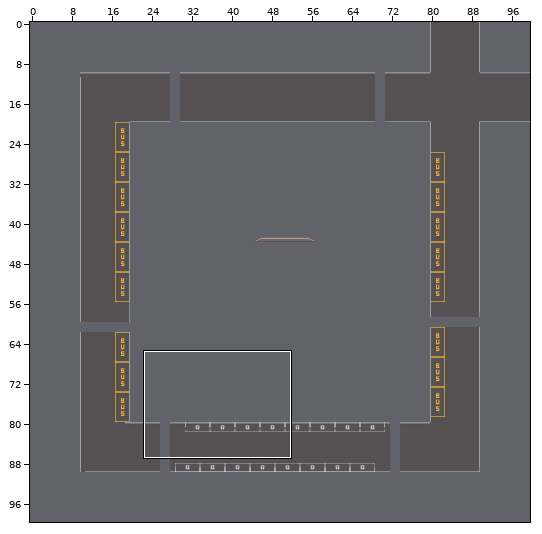
A Tiled map gets an edit: res/tiled/Overworld.tmx. Above, an overview of the earlier version with the close-up marked.
Close-up. Earlier state:
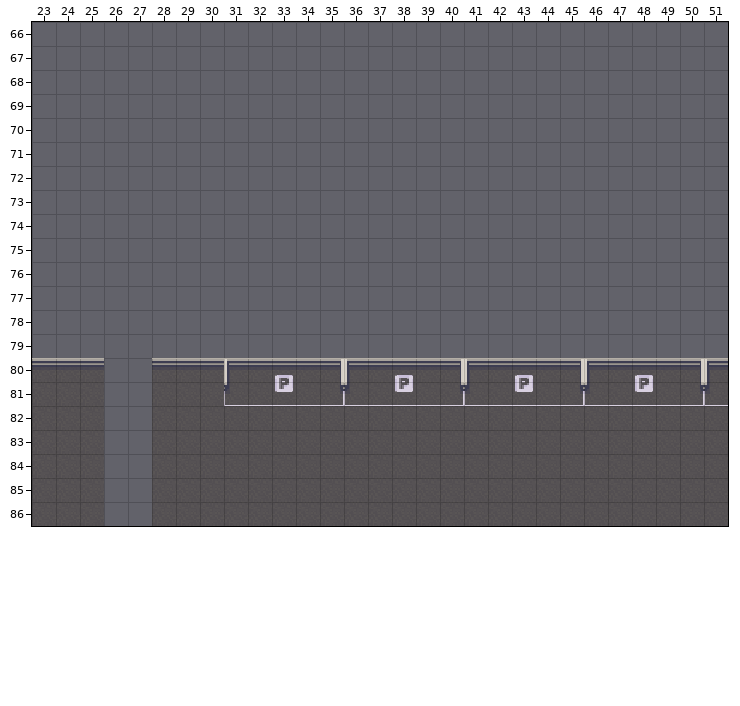
Cells are 16x16 px. Shown: x 23..51, y 66..86. The commit also changed other parts of the map, which this record leaves out.
After:
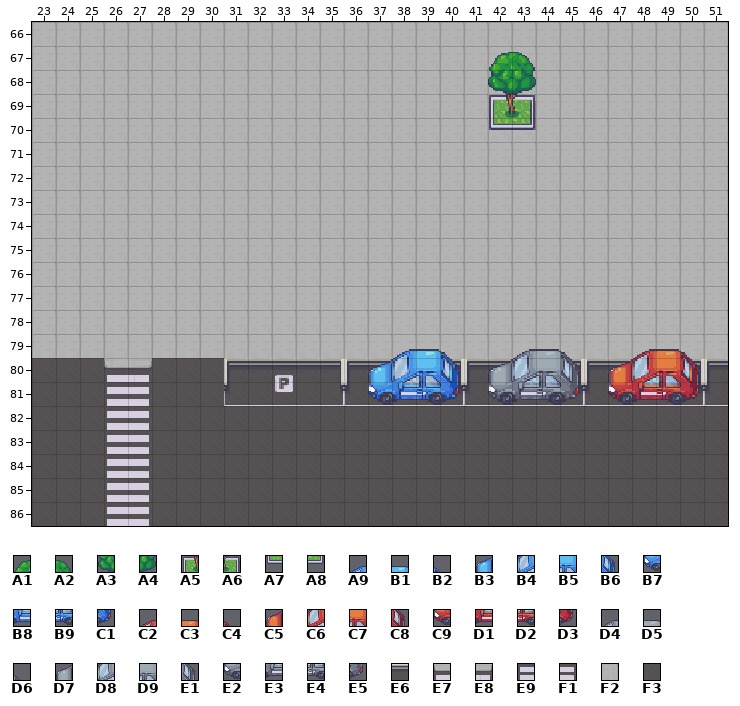
Key: from "Modern_Exteriors_Complete_Tile": A1 550, A2 551, A3 726, A4 727, A5 902, A6 903, A7 1078, A8 1079, A9 12855, B1 12856, B2 12857, B3 13030, B4 13031, B5 13032, B6 13033, B7 13206, B8 13207, B9 13208, C1 13209, C2 15671, C3 15672, C4 15673, C5 15846, C6 15847, C7 15848, C8 15849, C9 16022, D1 16023, D2 16024, D3 16025, D4 16375, D5 16376, D6 16377, D7 16550, D8 16551, D9 16552, E1 16553, E2 16726, E3 16727, E4 16728, E5 16729, E6 22367, E7 25700, E8 25701, E9 25876, F1 25877, F2 26759, F3 27470.
__ is an empty cell.
Tiles of an added or newly shown layer are drawn over the layers below it.
Changes in this commit:
Layer "Floor" (now shown):
y 66..79: x 23..51 __ __ __ __ __ __ __ __ __ __ __ __ __ __ __ __ __ __ __ __ __ __ __ __ __ __ __ __ __ -> F2 F2 F2 F2 F2 F2 F2 F2 F2 F2 F2 F2 F2 F2 F2 F2 F2 F2 F2 F2 F2 F2 F2 F2 F2 F2 F2 F2 F2
y 80: x 26..27 __ __ -> E7 E8
y 81..86: x 26..27 __ __ -> E9 F1
Layer "Blocked Floor":
y 80: x 23..25 E6 E6 E6 -> F3 F3 F3; x 28..30 E6 E6 E6 -> F3 F3 F3
Layer "Parked Car" (now shown):
y 79: x 38..40 __ __ __ -> A9 B1 B2; x 43..45 __ __ __ -> D4 D5 D6; x 48..50 __ __ __ -> C2 C3 C4
y 80: x 37..40 __ __ __ __ -> B3 B4 B5 B6; x 42..45 __ __ __ __ -> D7 D8 D9 E1; x 47..50 __ __ __ __ -> C5 C6 C7 C8
y 81: x 37..40 __ __ __ __ -> B7 B8 B9 C1; x 42..45 __ __ __ __ -> E2 E3 E4 E5; x 47..50 __ __ __ __ -> C9 D1 D2 D3
Layer "Objects" (now shown):
y 69: x 42..43 __ __ -> A5 A6
y 70: x 42..43 __ __ -> A7 A8
Layer "ObjectTop" (now shown):
y 67: x 42..43 __ __ -> A1 A2
y 68: x 42..43 __ __ -> A3 A4
